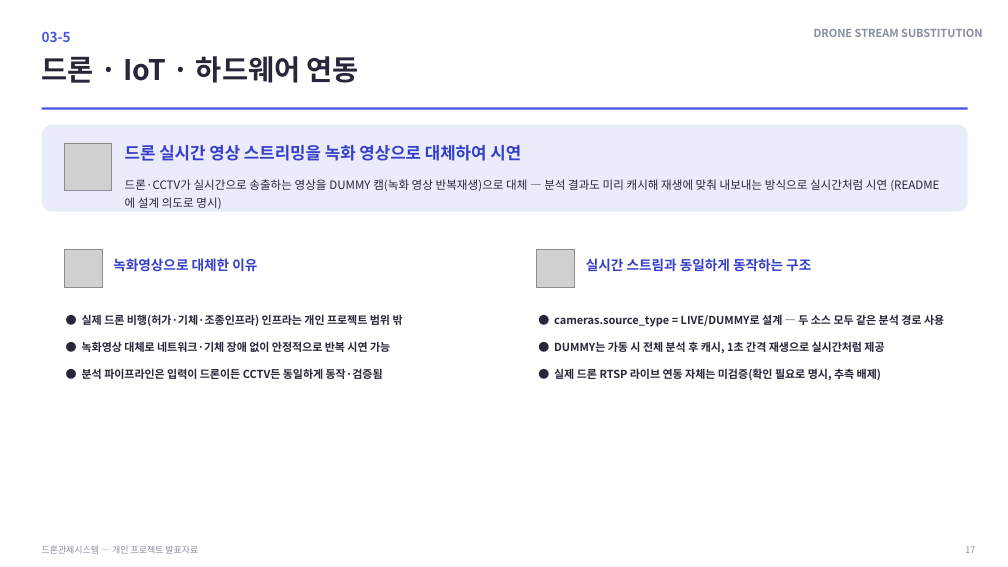
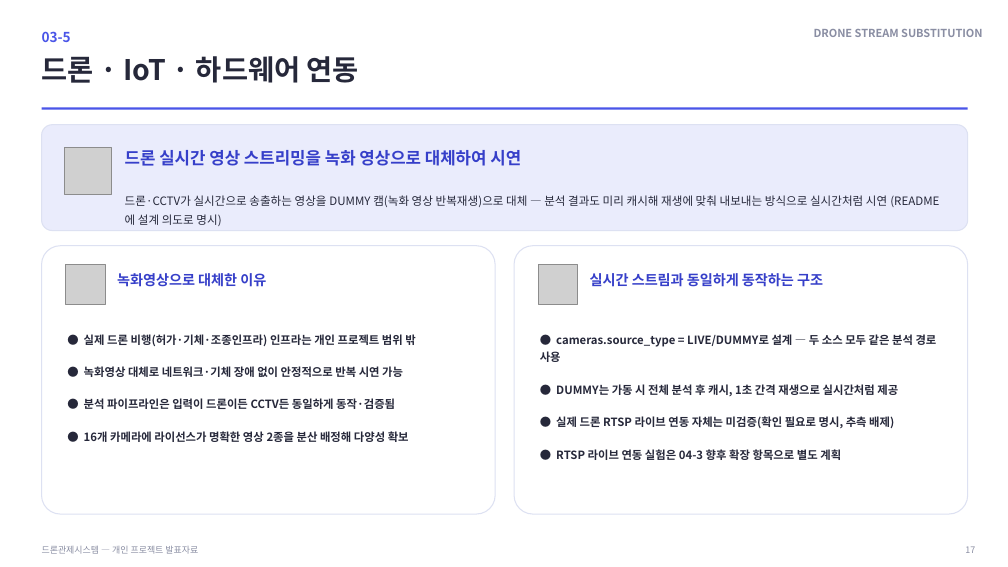
Before and after one commit to rlaeoaud7018/DroneControllSystemApp, a slide deck: slide 17 of docs/deliverables/발표자료.pptx. Drawn at 1008x567 pixels with LibreOffice and Linux fonts; fonts in the diff are those of the drawing; grey boxes stand for pictures; background and template pictures are left out. Boxes give left, top, right and bottom in pixels: in the first picture for what was removed or moved away, otherwise in the second. Text is boxed around its words. In the diff, an @@ line names an element or a change of style, - is before the commit and + after.

```diff
--- a/docs/deliverables/발표자료.pptx
+++ b/docs/deliverables/발표자료.pptx
@@ rounded rectangle: place and size @@
-rounded rectangle at [42,125,968,212]
+rounded rectangle at [42,125,968,231]
@@ text "드론 실시간 영상 스트리밍을 녹화 ...": place and size @@
-text "드론 실시간 영상 스트리밍을 녹화 ..." at [125,145,521,161]
+text "드론 실시간 영상 스트리밍을 녹화 ..." at [125,150,521,166]
@@ text "드론·CCTV가 실시간으로 송출하는 영상을 DUMMY ...": place and size @@
-text "드론·CCTV가 실시간으로 송출하는 영상을 DUMMY ..." at [125,179,887,209]
+text "드론·CCTV가 실시간으로 송출하는 영상을 DUMMY ..." at [125,195,887,226]
@@ text "드론·CCTV가 실시간으로 송출하는 영상을 DUMMY ..." at [125,195,887,226]: line spacing 1.3 to 1.35 @@
@@ rounded rectangle: place and size @@
-rounded rectangle at [42,231,495,450]
+rounded rectangle at [42,246,495,514]
@@ picture: place and size @@
-picture at [64,250,102,287]
+picture at [66,265,105,304]
@@ text "녹화영상으로 대체한 이유" at [117,273,266,287]: size 13 to 13.5 pt @@
@@ text "녹화영상으로 대체한 이유": place and size @@
-text "녹화영상으로 대체한 이유" at [113,258,257,272]
+text "녹화영상으로 대체한 이유" at [117,273,266,287]
@@ outline none to #DDE1F2 1 pt; proportions changed in 3 elements at [42,125,968,231], [42,246,495,514], [514,246,968,514] @@
@@ rounded rectangle: place and size @@
-rounded rectangle at [514,231,968,450]
+rounded rectangle at [514,246,968,514]
@@ picture: place and size @@
-picture at [537,250,575,287]
+picture at [538,265,578,304]
@@ text "실시간 스트림과 동일하게 동작하는 구조": place and size @@
-text "실시간 스트림과 동일하게 동작하는 구조" at [586,258,811,272]
+text "실시간 스트림과 동일하게 동작하는 구조" at [590,273,823,287]
@@ text "실시간 스트림과 동일하게 동작하는 구조" at [590,273,823,287]: size 13 to 13.5 pt @@
@@ text "● 실제 드론 비행(허가·기체·조종인프라) 인프라는 ...": place and size @@
-text "● 실제 드론 비행(허가·기체·조종인프라) 인프라는 ..." at [82,314,403,379]
+text "● 실제 드론 비행(허가·기체·조종인프라) 인프라는 ..." at [84,334,415,442]
@@ text "● cameras.source_type = LIVE/DUMMY로 설계 ...": place and size @@
-text "● cameras.source_type = LIVE/DUMMY로 설계 ..." at [554,314,944,380]
+text "● cameras.source_type = LIVE/DUMMY로 설계 ..." at [540,334,937,460]
@@ text at [84,334,415,409]: size 10.5 to 10.8 pt in "● 실제 드론 비행(허가·기체·조종인프라) 인프라는 개인 프로젝트 ...", "● 녹화영상 대체로 네트워크·기체 장애 없이 안정적으로 ...", "● 분석 파이프라인은 입력이 드론이든 CCTV든 동일하게 ..."; more space between paragraphs @@
@@ text at [540,334,937,428]: size 10.5 to 10.8 pt in "● cameras.source_type = LIVE/DUMMY로 설계 — 두 ...", "● DUMMY는 가동 시 전체 분석 후 ...", "● 실제 드론 RTSP 라이브 연동 자체는 ..."; more space between paragraphs @@
@@ text at [84,431,409,442]: paragraph added @@
+● 16개 카메라에 라이선스가 명확한 영상 2종을 분산 배정해 다양성 확보
@@ text at [556,449,841,460]: paragraph added @@
+● RTSP 라이브 연동 실험은 04-3 향후 확장 항목으로 별도 계획
```
Also in this commit, not shown: 18 other slides changed.
